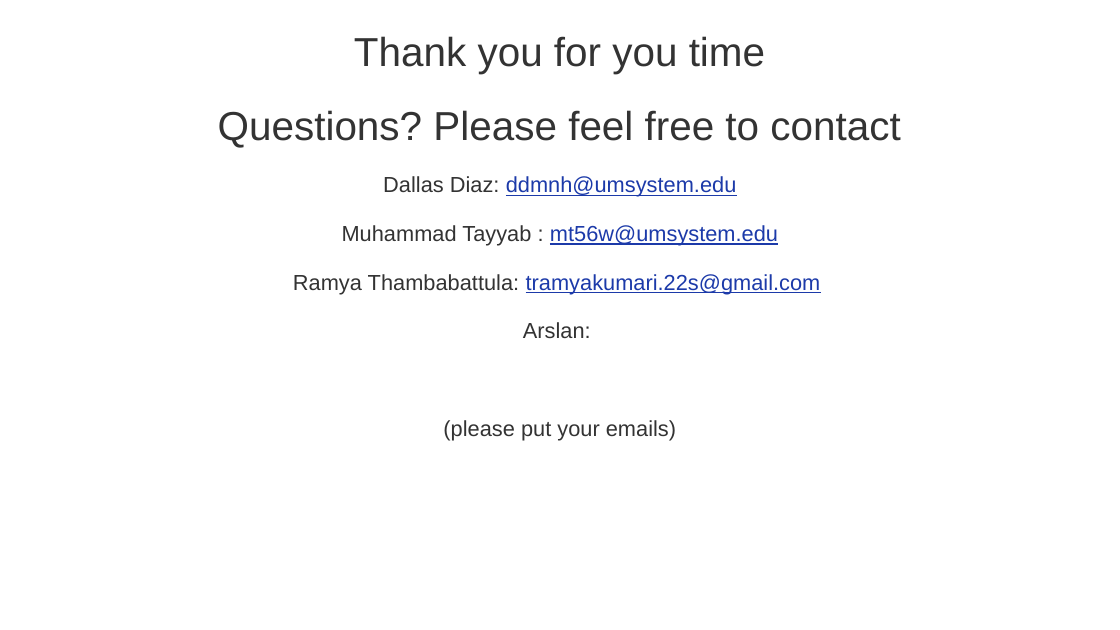
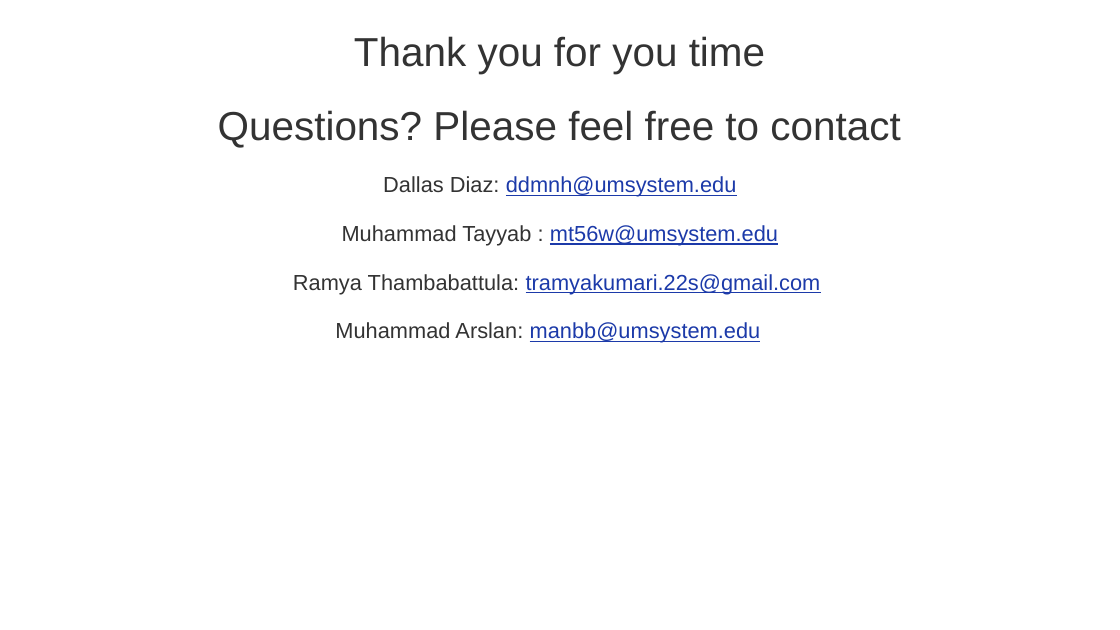
Before and after one commit to arslan719/Capstone_Project_5588, a slide deck: slide 21 of Humanlytics.pptx (slide 18 before the commit). Drawn at 1120x630 pixels with LibreOffice and Linux fonts; fonts in the diff are those of the drawing. Boxes give left, top, right and bottom in pixels: in the first picture for what was removed or moved away, otherwise in the second. Text is boxed around its words. In the diff, an @@ line names an element or a change of style, - is before the commit and + after.

```diff
--- a/Humanlytics.pptx
+++ b/Humanlytics.pptx
@@ text at [335, 322, 761, 343]: text changed; text colour #333333 to #1C3AA9 @@
-Arslan:
-(please put your emails)
+Muhammad Arslan: manbb@umsystem.edu
```
Also in this commit, not shown: 8 other slides changed, 5 slides added, 11 slides removed.
